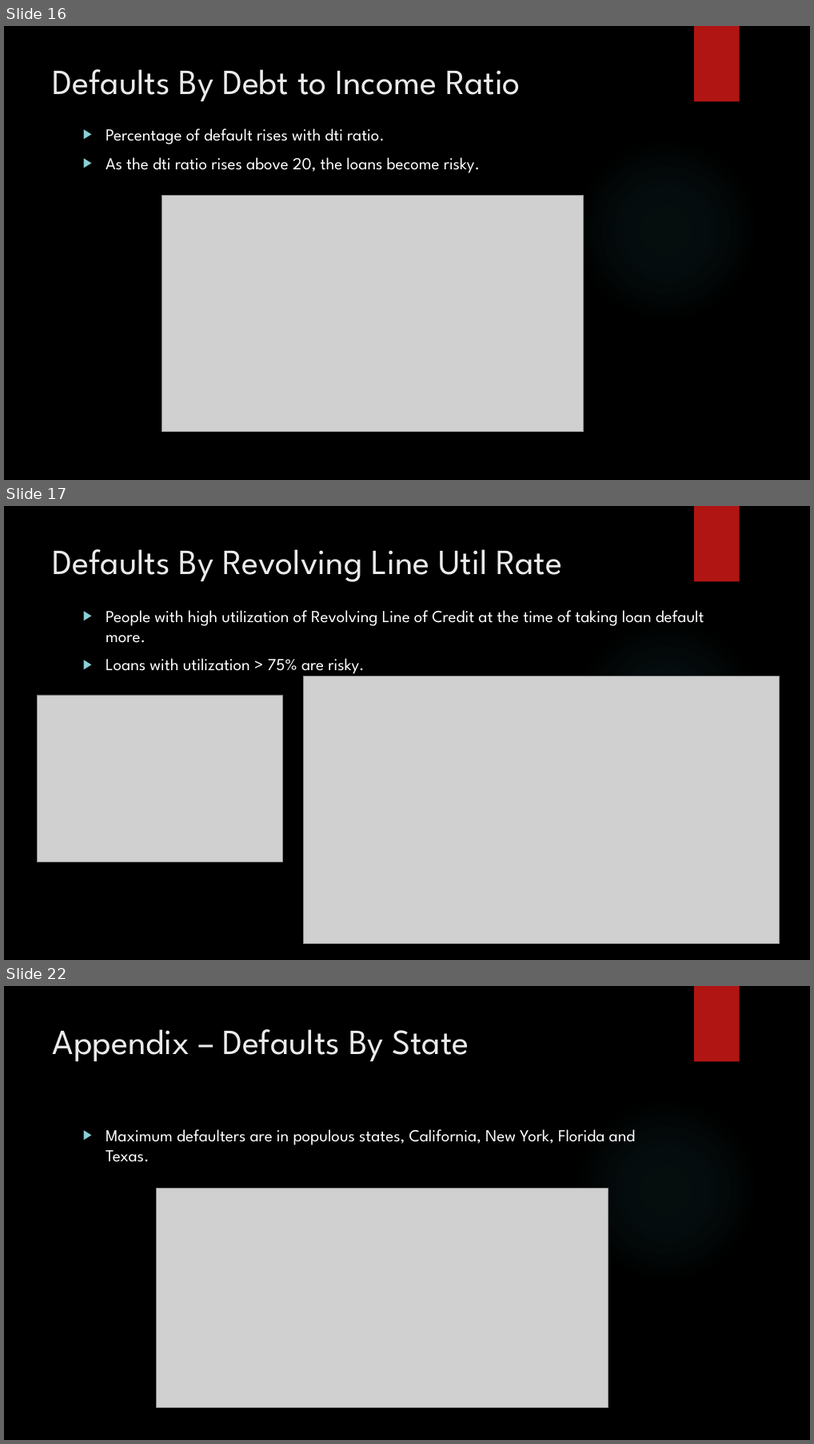
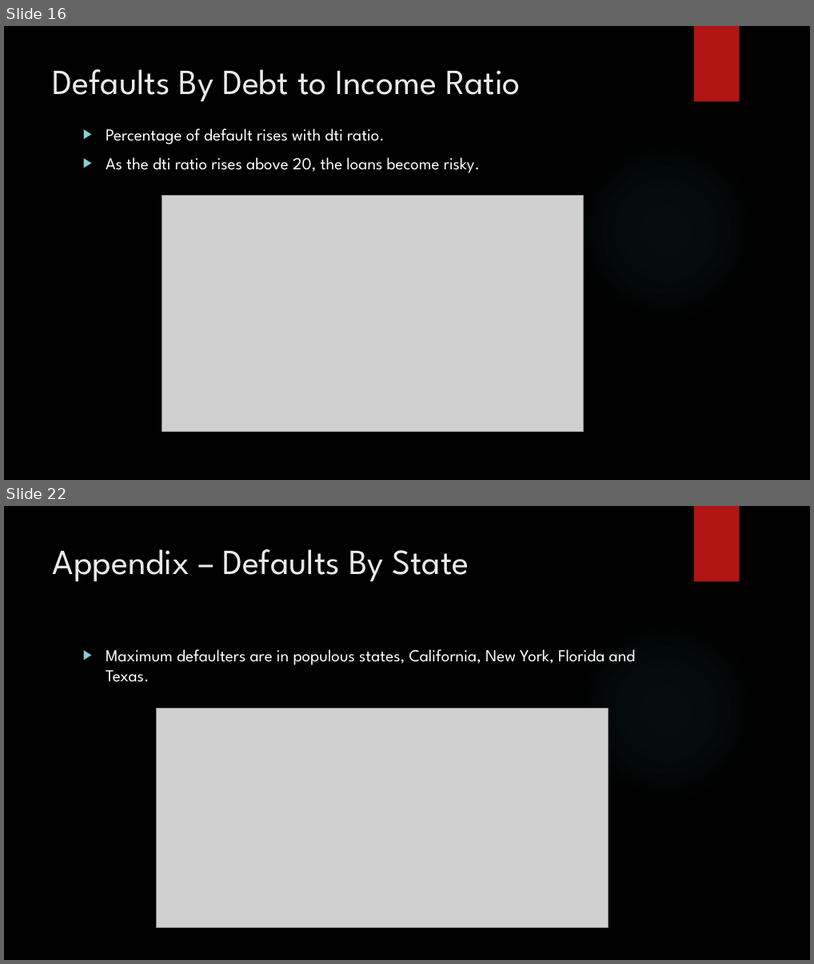
Before and after one commit to subhabrata-ghosh-1988/lending_club_case_study, a slide deck: Subhabrata_Ghosh_Lending_Club_Case_Study.pptx. Shown one above the other, each under a label of ours: slides 16, 17 and 22 before the commit, slides 16 and 22 after it; the slides between them are not shown. The pictures are 814x1444 and 814x964 pixels, drawn with LibreOffice and Linux fonts; fonts in the diff are those of the drawing; grey boxes stand for pictures; background and template pictures are left out. Boxes give left, top, right and bottom in pixels: in the first picture for what was removed or moved away, otherwise in the second. Text is boxed around its words. In the diff, an @@ line names an element or a change of style, - is before the commit and + after.

```diff
--- a/Subhabrata_Ghosh_Lending_Club_Case_Study.pptx
+++ b/Subhabrata_Ghosh_Lending_Club_Case_Study.pptx
@@ slide 17 removed at (4,506,810,960), background picture (left out); not listed: 2 template elements that a slide beside it also shows @@
@@ title removed at (53,549,562,582) @@
-Defaults By Revolving Line Util Rate
@@ text removed at (106,610,705,674) @@
-▶ People with high utilization of Revolving Line of Credit at the time of taking loan default more.
-▶ Loans with utilization > 75% are risky.
@@ picture removed at (37,695,283,862) @@
@@ picture removed at (303,676,779,944) @@
```
Also in this commit, not shown: 7 slides changed, 1 slide added, 3 other files.
